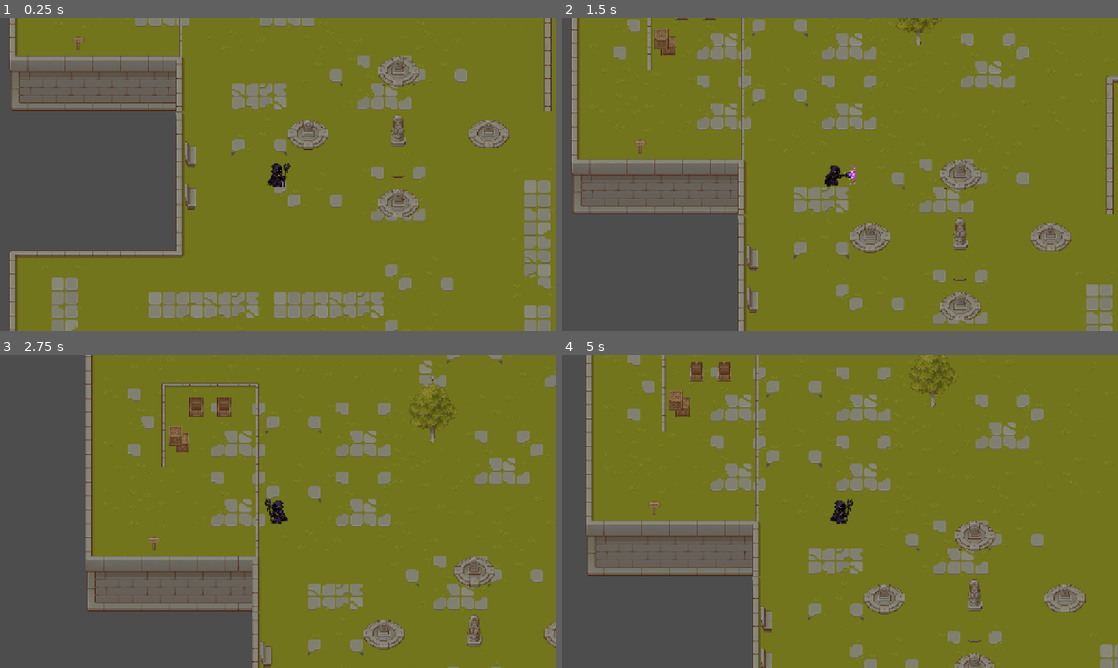
Above: before the commit, frames 1-4 (two rows, left to right).
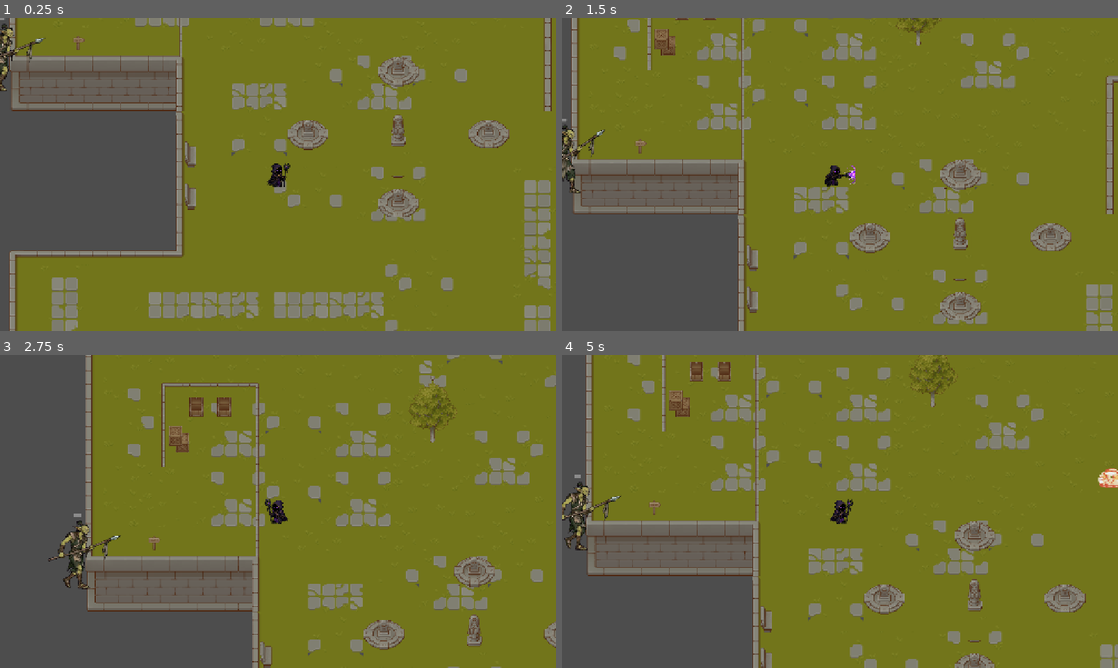
Above: after the commit, the same moments.

Repository: krunkske/Gamejam_ITF
Game: Godot game, scene res://Main.tscn
The game is run twice, just before and just after one commit, with the same random seed, the same clock (stepped at 60 frames per second) and the same inputs.
Inputs (mouse positions are in pixels of both pictures, inside the frame that each line leads up to):
- Up to frame 1 (0.25 s): no input
- Up to frame 2 (1.5 s): move the mouse to (812, 237) at 0.52 s; hold Up (ui_up) from 0.53 s (still down); click (812, 237) at 0.67 s; move the mouse to (1006, 221) at 1.27 s
- Up to frame 3 (2.75 s): move the mouse to (111, 464) at 2.02 s; release Up (ui_up) at 2.03 s; hold Left (ui_left) from 2.03 s (still down)
- Up to frame 4 (5 s): move the mouse to (867, 511) at 2.77 s; click (867, 511) at 2.92 s; move the mouse to (756, 433) at 3.52 s; release Left (ui_left) at 3.53 s; hold Down (ui_down) 3.53-4.28 s; move the mouse to (962, 495) at 4.27 s; hold Right (ui_right) from 4.28 s (still down)

The runs differ from the first frame. In frame 1, 0.4% of the frame differs, in the area x 0-9%, y 0-24%; in frame 2, 0.4%; in frame 3, 0.7%; in frame 4, 0.9%, in the area x 0-100%, y 36-63%.

Commit message:
Explosion

Diff:
--- a/unstable-wizard/Main.tscn
+++ b/unstable-wizard/Main.tscn
@@ -2,11 +2,13 @@
 
 [ext_resource type="PackedScene" uid="uid://6qwu0prll2lr" path="res://Scenes/Player/Player.tscn" id="1_glv2v"]
 [ext_resource type="PackedScene" uid="uid://dimka03axxivm" path="res://Scenes/Levels/level.tscn" id="1_uu6xs"]
+[ext_resource type="PackedScene" uid="uid://ckupda38yah42" path="res://Scenes/Enemy/Enemy.tscn" id="3_r0du0"]
 
 [node name="main" type="Node2D" unique_id=1480216624]
-position = Vector2(1, 0)
 
 [node name="Level" parent="." unique_id=1135496085 instance=ExtResource("1_uu6xs")]
 
 [node name="player" parent="." unique_id=114388994 instance=ExtResource("1_glv2v")]
 position = Vector2(619, 318)
+
+[node name="CharacterBody2D" parent="." unique_id=338898116 instance=ExtResource("3_r0du0")]
--- a/unstable-wizard/Scenes/Spells/Explosion.tscn
+++ b/unstable-wizard/Scenes/Spells/Explosion.tscn
@@ -1,3 +1,6 @@
 [gd_scene format=3 uid="uid://6qjvwbuxgb1g"]
 
-[node name="Explosion" type="Node2D" unique_id=745462260]
+[ext_resource type="Script" path="res://Scenes/Spells/explosion.gd" id="1_explosion"]
+
+[node name="Explosion" type="AnimatedSprite2D" unique_id=745462260]
+script = ExtResource("1_explosion")
--- a/unstable-wizard/Scenes/Spells/explosion.gd
+++ b/unstable-wizard/Scenes/Spells/explosion.gd
@@ -1,11 +1,22 @@
 extends AnimatedSprite2D
 
+const SPRITE_SHEET = preload("res://Scenes/Spells/Explosion_2_SpriteSheet.png")
+const FRAME_SIZE := 48
+const FRAME_COUNT := 18
 
-# Called when the node enters the scene tree for the first time.
 func _ready() -> void:
-	pass # Replace with function body.
+	var frames := SpriteFrames.new()
+	frames.add_animation("explosion")
+	frames.set_animation_speed("explosion", 24.0)
+	frames.set_animation_loop("explosion", false)
+	for frame_index in FRAME_COUNT:
+		var frame := AtlasTexture.new()
+		frame.atlas = SPRITE_SHEET
+		frame.region = Rect2(frame_index * FRAME_SIZE, 0, FRAME_SIZE, FRAME_SIZE)
+		frames.add_frame("explosion", frame)
 
-
-# Called every frame. 'delta' is the elapsed time since the previous frame.
-func _process(delta: float) -> void:
-	pass
+	sprite_frames = frames
+	animation = "explosion"
+	scale = Vector2.ONE * 1.5
+	animation_finished.connect(queue_free)
+	play()
--- a/unstable-wizard/Scripts/Classes/Spell/FireBall.gd
+++ b/unstable-wizard/Scripts/Classes/Spell/FireBall.gd
@@ -1,24 +1,40 @@
 extends Area2D
+
+const EXPLOSION_SCENE = preload("res://Scenes/Spells/Explosion.tscn")
 
 @export var speed: float = 500.0
 @export var damage: int = 25
 @export var lifetime: float = 3.0
 
 var direction: Vector2
+var has_ended := false
 
 
 func _ready() -> void:
 	add_to_group("bullet")
 	await get_tree().create_timer(lifetime).timeout
-	queue_free()
+	_finish()
 
 
 
 func _physics_process(delta: float) -> void:
+	if has_ended:
+		return
 	global_position += direction * speed * delta
 
 
 func _on_body_entered(body: Node2D) -> void:
+	if has_ended:
+		return
 	if body.has_method("damage_taken"):
 		body.damage_taken(damage)
+	_finish()
+
+func _finish() -> void:
+	if has_ended:
+		return
+	has_ended = true
+	var explosion = EXPLOSION_SCENE.instantiate()
+	get_tree().current_scene.add_child(explosion)
+	explosion.global_position = global_position
 	queue_free()
